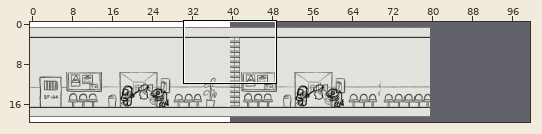
Two states of a Tiled map (JSON), assets/map/tiled/map_structured.json. Above: a wide view before the commit, with the close-up outlined.
Close-up. As it was:
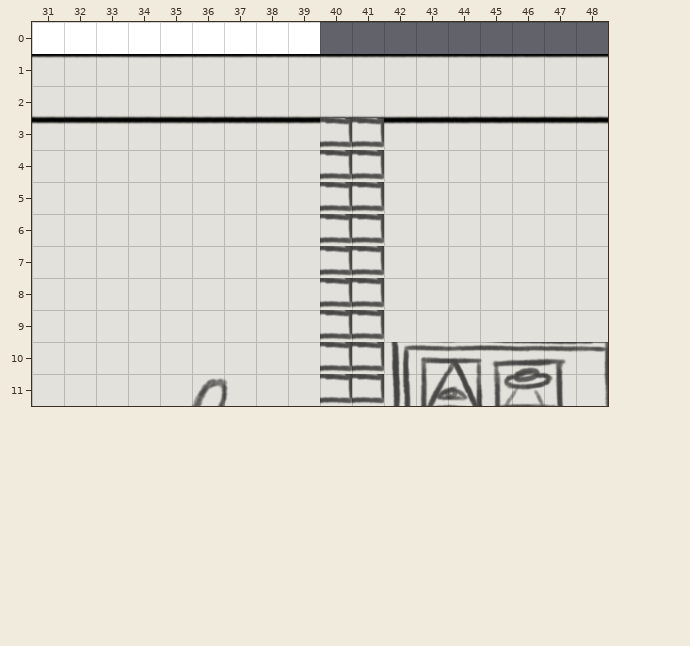
Cells are 32x32 px. Shown: x 31..48, y 0..11. The commit also changed other parts of the map, which this record leaves out. The old version is drawn lined up with the new one.
The result:
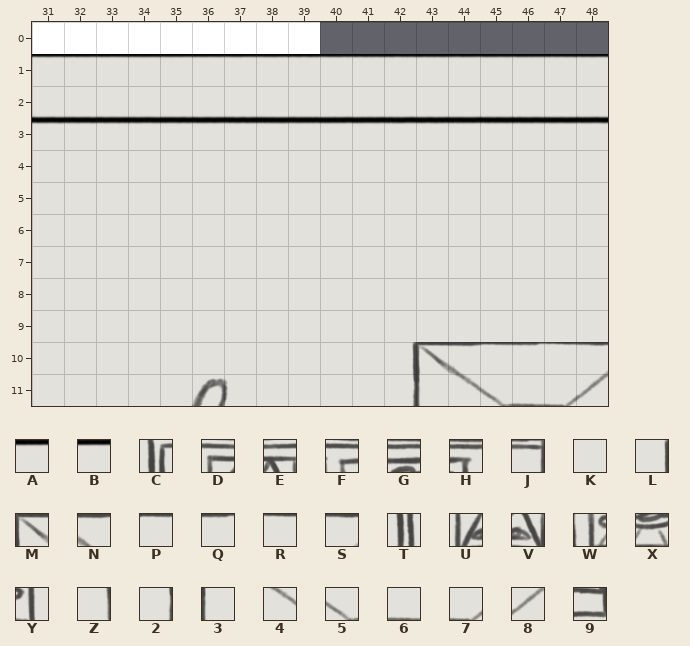
Key: from "Graphic Design Test": A 132, B 133, C 161, D 162, E 163, F 164, G 165, H 166, J 167, K 169, L 171, M 172, N 173, P 174, Q 175, R 176, S 177, T 211, U 212, V 213, W 214, X 215, Y 216, Z 217, 2 221, 3 222, 4 223, 5 224, 6 225, 7 226, 8 227, 9 263.
_ is an empty cell.
What changed:
map size 80x20 -> 100x20 cells
Layer "zone2/backgroundScenery":
y 10: x 42..48 CDEFGHJ -> _______
y 11: x 42..48 TUVWXYZ -> _______
Layer "zone1/backgroundScenery":
y 4..9: x 40..41 __ -> KK
y 10: x 40..48 _________ -> KKLMNPQRS
y 11: x 40..48 _________ -> KK2345678
Layer "zone1/ground":
y 3: x 40..41 __ -> AB
Layer "wall1/backgroundScenery":
y 3..11: x 40..41 99 -> __
Where, in picture pixels (left, top, right, bottom), the same in both close-ups:
changed: (320, 118, 608, 406)
